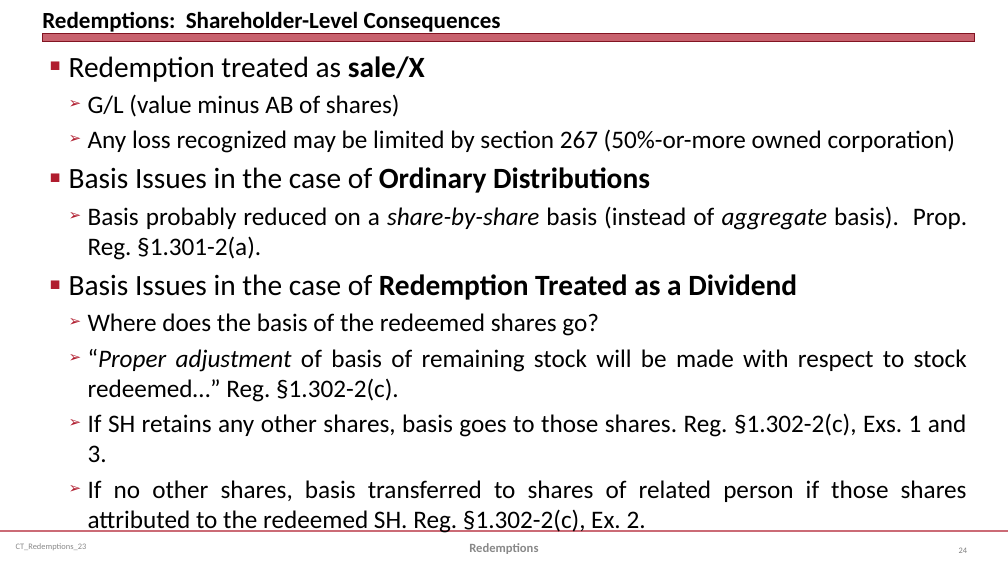
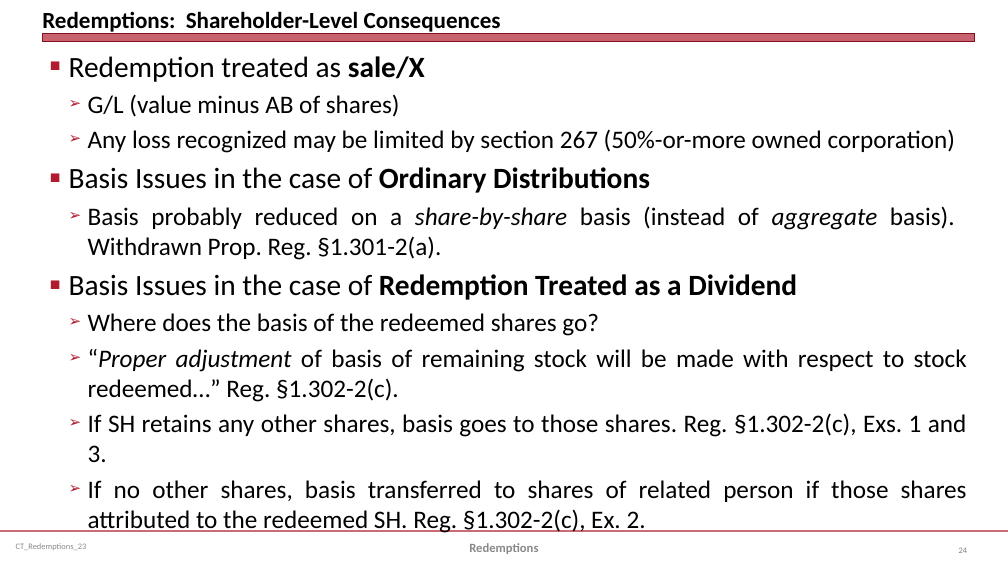
Before and after one commit to jmc877/Corporate-Tax, a slide deck: slide 24 of slides/CT_Redemptions_23.pptx. Drawn at 1008x567 pixels with LibreOffice and Linux fonts; fonts in the diff are those of the drawing. Boxes give left, top, right and bottom in pixels: in the first picture for what was removed or moved away, otherwise in the second. Text is boxed around its words. In the diff, an @@ line names an element or a change of style, - is before the commit and + after.

```diff
--- a/slides/CT_Redemptions_23.pptx
+++ b/slides/CT_Redemptions_23.pptx
@@ text at <box>88,206,955,260</box>: text changed @@
-  ➢ Basis probably reduced on a share-by-share basis (instead of aggregate basis). Prop. Reg. §1.301-2(a).
+  ➢ Basis probably reduced on a share-by-share basis (instead of aggregate basis). Withdrawn Prop. Reg. §1.301-2(a).
```
